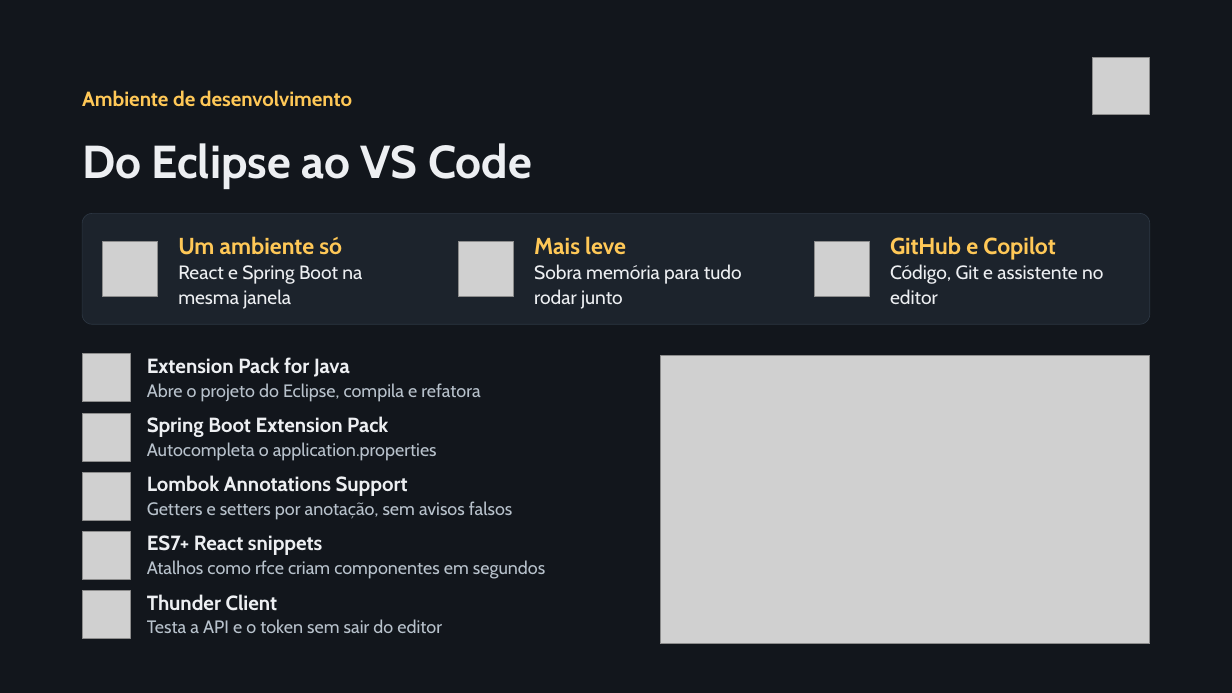
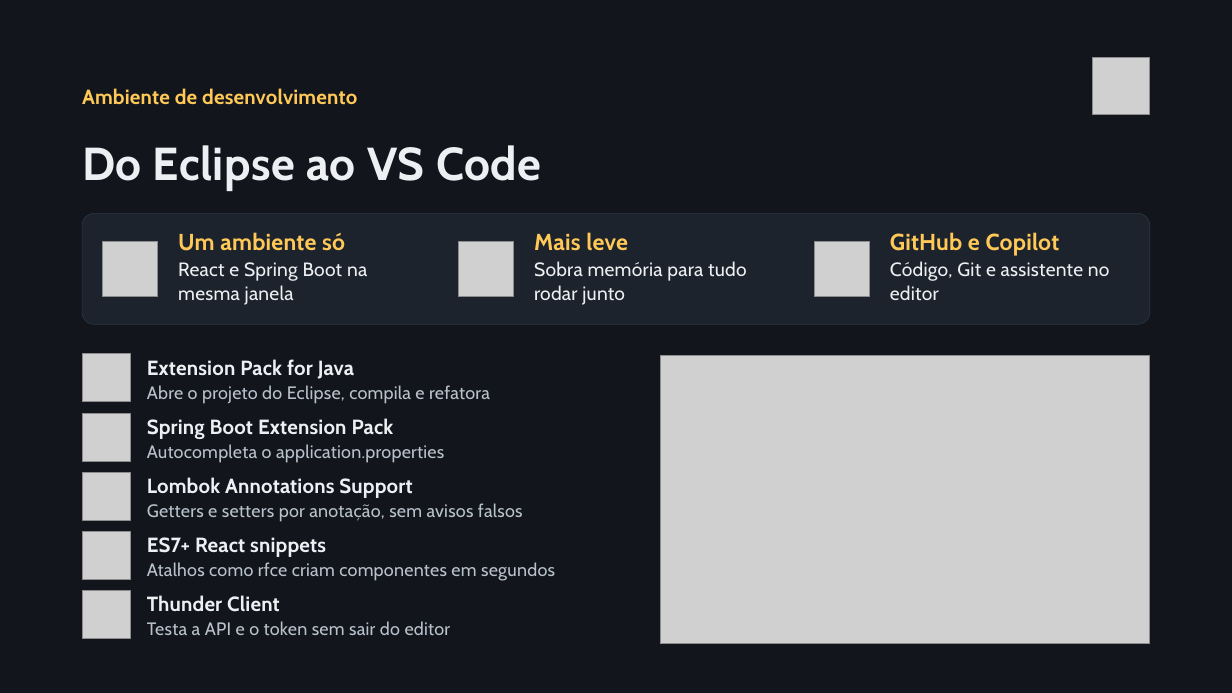
Before and after one commit to leandrocrisci/recode-projeto-final, a slide deck: slide 4 of frontendWeb/public/downloads/Avaliacao_Executiva.pptx. Drawn at 1232x693 pixels with LibreOffice and Linux fonts; fonts in the diff are those of the drawing; grey boxes stand for pictures; background and template pictures are left out. Boxes give left, top, right and bottom in pixels: in the first picture for what was removed or moved away, otherwise in the second. Text is boxed around its words. In the diff, an @@ line names an element or a change of style, - is before the commit and + after.

```diff
--- a/frontendWeb/public/downloads/Avaliacao_Executiva.pptx
+++ b/frontendWeb/public/downloads/Avaliacao_Executiva.pptx
@@ text "Ambiente de desenvolvimento" at box(82, 88, 357, 105): letter spacing 0 to 0.2 pt; line spacing 22.4pt to 1.17 @@
@@ text "Do Eclipse ao VS Code" at box(82, 145, 541, 191): letter spacing 0 to 0.4 pt; line spacing 39.6pt to 0.92 @@
@@ rounded rectangle at box(82, 213, 1150, 324): proportions changed @@
@@ text at box(178, 236, 342, 255): paragraph removed @@
-Um ambiente só
@@ text added at box(178, 232, 345, 251), 18 pt, text #FFC857, bold @@
+Um ambiente só
@@ text at box(534, 236, 626, 255): paragraph removed @@
-Mais leve
@@ text added at box(534, 232, 628, 251), 18 pt, text #FFC857, bold @@
+Mais leve
@@ text at box(890, 236, 1055, 260): paragraph removed @@
-GitHub e Copilot
@@ text added at box(890, 232, 1060, 256), 18 pt, text #FFC857, bold @@
+GitHub e Copilot
@@ text "React e Spring Boot na ...": place and size @@
-text "React e Spring Boot na ..." at box(178, 236, 362, 309)
+text "React e Spring Boot na ..." at box(178, 262, 367, 305)
@@ text "Sobra memória para tudo rodar ...": place and size @@
-text "Sobra memória para tudo rodar ..." at box(534, 236, 742, 309)
+text "Sobra memória para tudo rodar ..." at box(534, 261, 747, 305)
@@ letter spacing 0 to 0.2 pt; vertical alignment middle to top in 3 elements at box(534, 261, 747, 305), box(178, 262, 367, 305), box(890, 261, 1110, 300) @@
@@ text "Código, Git e assistente no ...": place and size @@
-text "Código, Git e assistente no ..." at box(890, 236, 1103, 304)
+text "Código, Git e assistente no ..." at box(890, 261, 1110, 300)
@@ text at box(147, 357, 350, 377): paragraph removed @@
-Extension Pack for Java
@@ text added at box(147, 359, 354, 379), 16 pt, text #EDEFF2, bold @@
+Extension Pack for Java
@@ text "Abre o projeto do Eclipse, ...": place and size @@
-text "Abre o projeto do Eclipse, ..." at box(147, 357, 480, 402)
+text "Abre o projeto do Eclipse, ..." at box(147, 385, 490, 404)
@@ letter spacing 0 to 0.2 pt in 5 elements at box(147, 621, 451, 635), box(147, 503, 523, 522), box(147, 562, 555, 581), box(147, 385, 490, 404), box(147, 418, 394, 439) @@
@@ text at box(147, 442, 437, 461): paragraph removed @@
-Autocompleta o application.properties
@@ text added at box(147, 444, 444, 463), 14 pt, text #B8C2CC @@
+Autocompleta o application.properties
@@ text at box(147, 475, 408, 496): paragraph removed @@
-Lombok Annotations Support
@@ text added at box(147, 477, 412, 498), 16 pt, text #EDEFF2, bold @@
+Lombok Annotations Support
@@ text "Getters e setters por anotação, ...": place and size @@
-text "Getters e setters por anotação, ..." at box(147, 475, 513, 520)
+text "Getters e setters por anotação, ..." at box(147, 503, 523, 522)
@@ text at box(147, 535, 322, 555): paragraph removed @@
-ES7+ React snippets
@@ text added at box(147, 537, 326, 557), 16 pt, text #EDEFF2, bold @@
+ES7+ React snippets
@@ text "Atalhos como rfce criam componentes ...": place and size @@
-text "Atalhos como rfce criam componentes ..." at box(147, 535, 545, 579)
+text "Atalhos como rfce criam componentes ..." at box(147, 562, 555, 581)
@@ text at box(147, 594, 278, 611): paragraph removed @@
-Thunder Client
@@ text added at box(147, 595, 280, 612), 16 pt, text #EDEFF2, bold @@
+Thunder Client
@@ text "Testa a API e o ...": place and size @@
-text "Testa a API e o ..." at box(147, 594, 442, 633)
+text "Testa a API e o ..." at box(147, 621, 451, 635)
```
Also in this commit, not shown: 9 other slides changed, 1 slide added, 1 slide removed, 1 other file.
